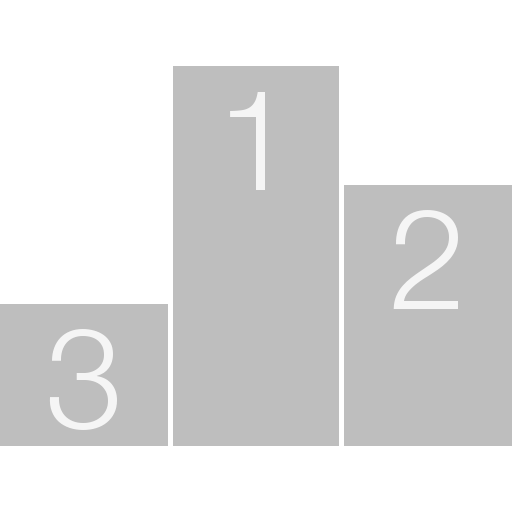
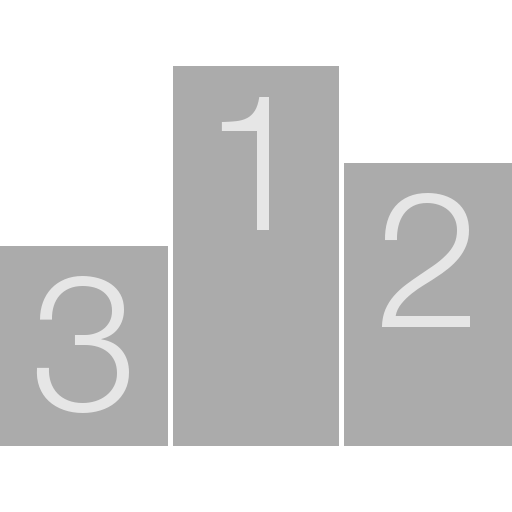
Layer changes from the first 512px x 512px image to the second:
painted on "1" over left=221, top=92, right=269, bottom=230
painted on "2" over left=381, top=193, right=470, bottom=327
painted on "3" over left=36, top=276, right=129, bottom=430
painted on "Pasted Layer" over left=0, top=66, right=512, bottom=446
